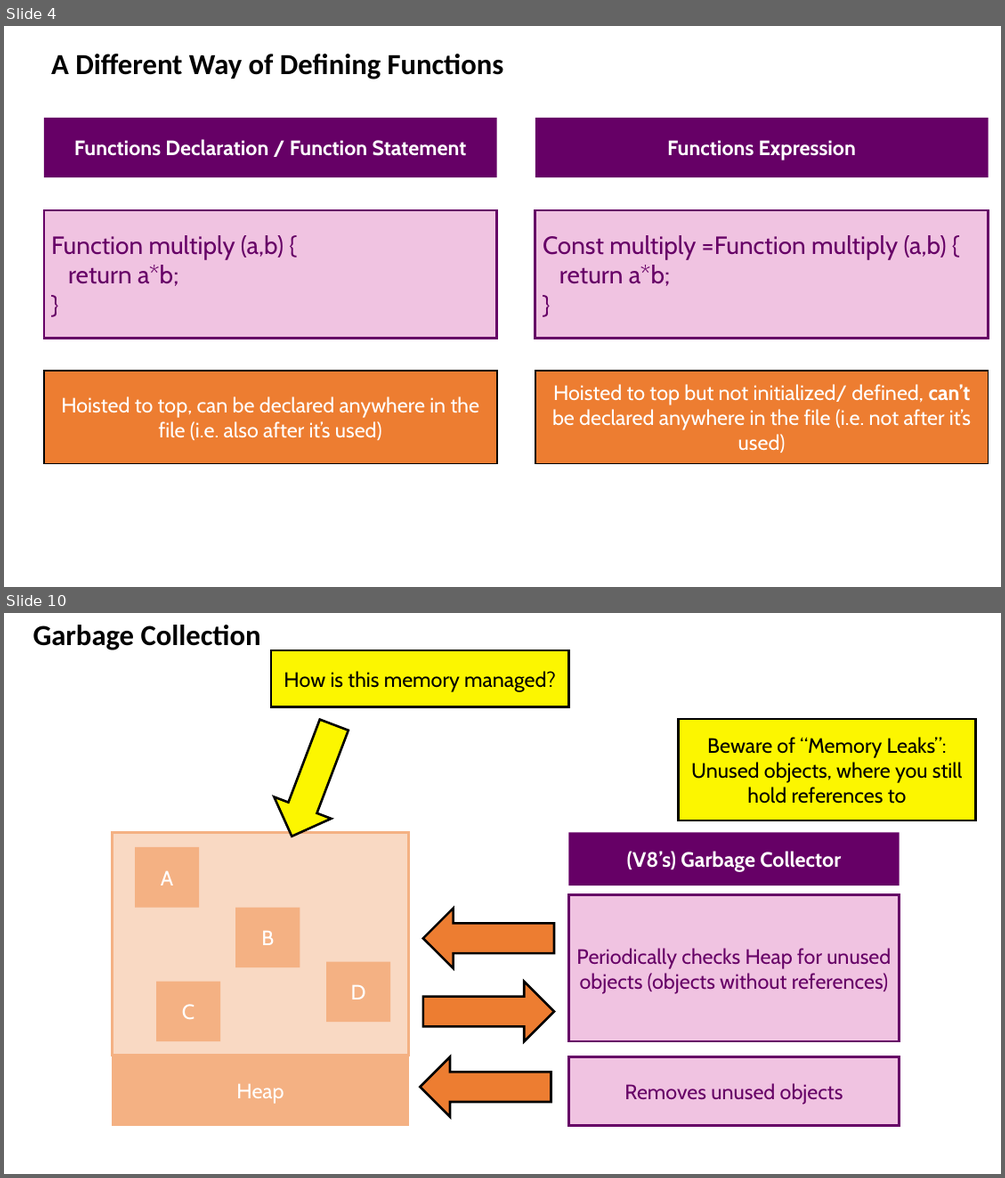
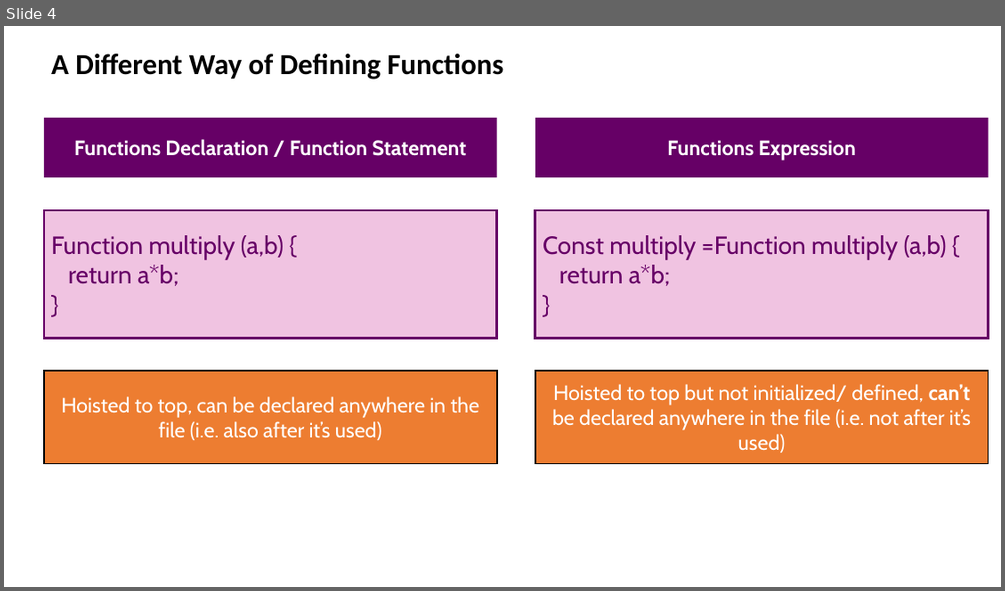
Before and after one commit to drronidz/JavaScript-The-Complete-Guide-2020, a slide deck: 6. More on Functions/docs/Introduction.pptx. Shown one above the other, each under a label of ours: slides 4 and 10 before the commit, slide 4 after it; the slides between them are not shown. The pictures are 1005x1178 and 1005x591 pixels, drawn with LibreOffice and Linux fonts; fonts in the diff are those of the drawing. Boxes give left, top, right and bottom in pixels: in the first picture for what was removed or moved away, otherwise in the second. Text is boxed around its words. In the diff, an @@ line names an element or a change of style, - is before the commit and + after.

```diff
--- a/6. More on Functions/docs/Introduction.pptx
+++ b/6. More on Functions/docs/Introduction.pptx
@@ slide 10 removed at (x1=4, y1=613, x2=1001, y2=1174), background #FFFFFF @@
@@ text removed at (x1=33, y1=625, x2=261, y2=650) @@
-Garbage Collection
@@ rectangle removed at (x1=271, y1=650, x2=568, y2=707) @@
-How is this memory managed?
@@ right arrow removed at (x1=263, y1=714, x2=363, y2=847) @@
@@ rectangle removed at (x1=679, y1=719, x2=976, y2=821) @@
-Beware of “Memory Leaks”:
-Unused objects, where you still hold references to
@@ rectangle removed at (x1=568, y1=832, x2=899, y2=885) @@
-(V8’s) Garbage Collector
@@ rectangle removed at (x1=568, y1=895, x2=899, y2=1041) @@
-Periodically checks Heap for unused objects (objects without references)
@@ right arrow removed at (x1=423, y1=908, x2=554, y2=968) @@
@@ group removed at (x1=113, y1=832, x2=409, y2=1126): 6 rectangles @@
-Heap
-A
-B
-C
-D
@@ right arrow removed at (x1=423, y1=981, x2=554, y2=1041) @@
@@ right arrow removed at (x1=420, y1=1056, x2=550, y2=1116) @@
@@ rectangle removed at (x1=568, y1=1056, x2=899, y2=1126) @@
-Removes unused objects
```
Also in this commit, not shown: 1 slide added, 5 other slides removed, 1 other file.
